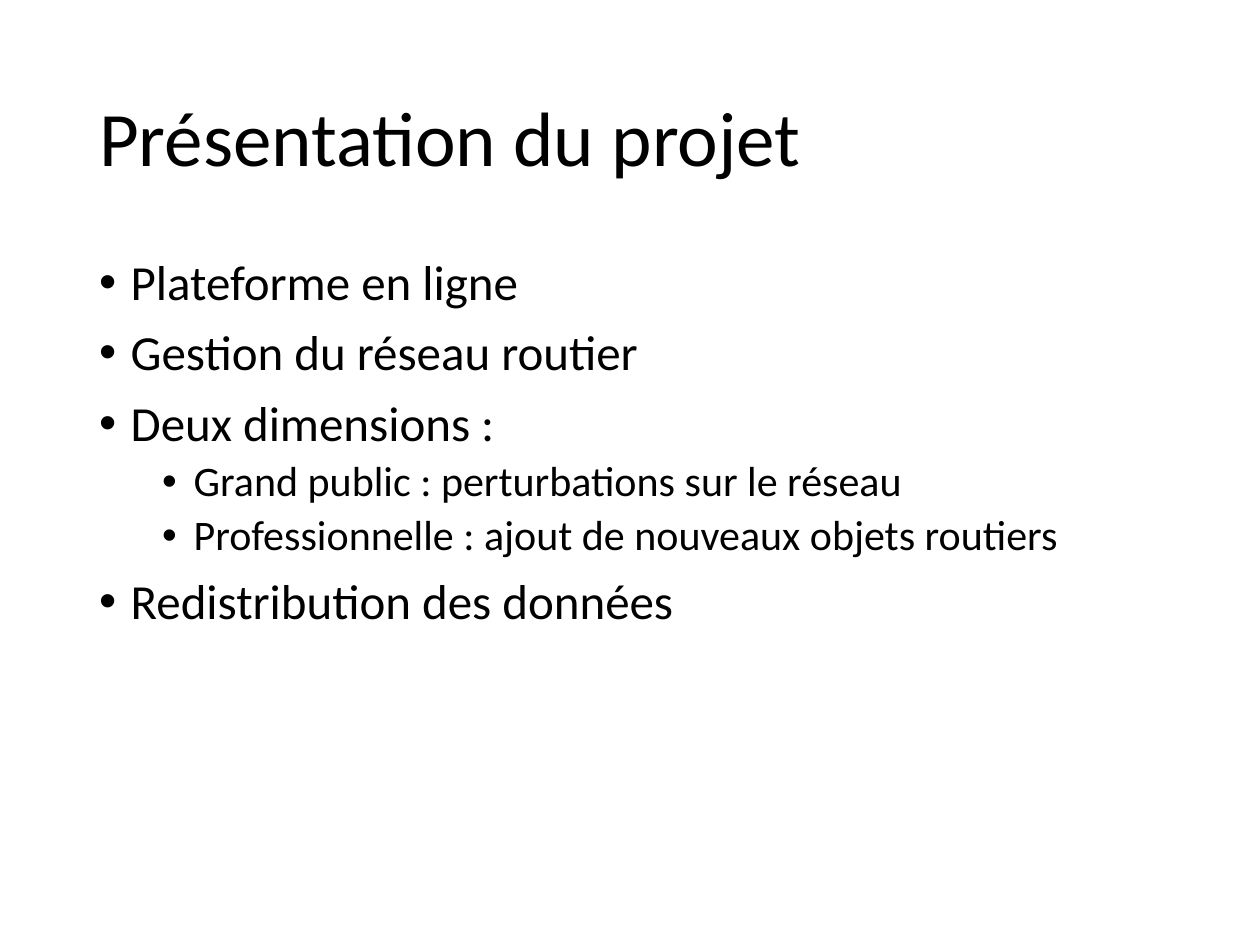
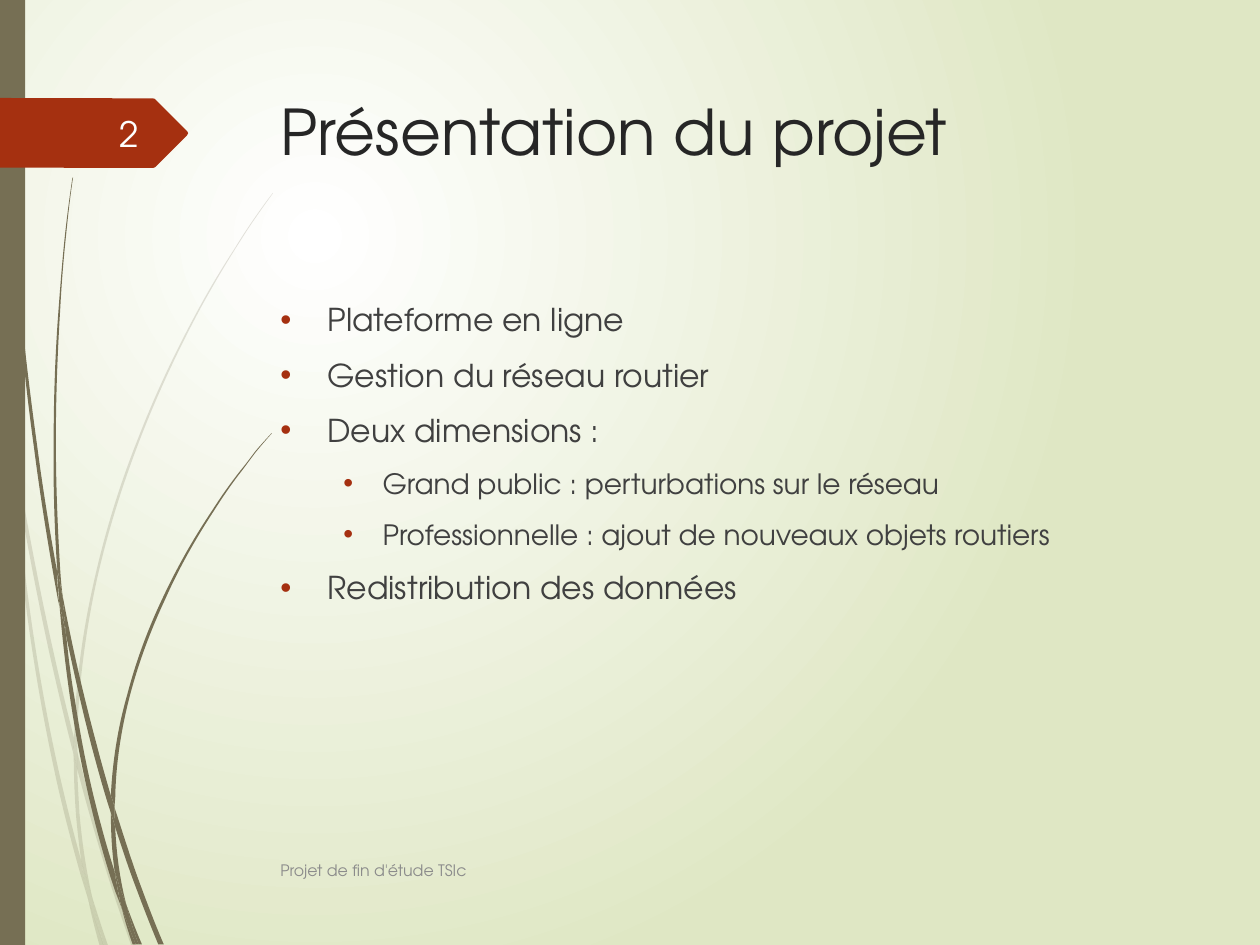
Before and after one commit to VSasyan/TSIc, a slide deck: slide 2 of soutenance/presentation.pptx. Drawn at 1260x945 pixels with LibreOffice and Linux fonts; fonts in the diff are those of the drawing. Boxes give left, top, right and bottom in pixels: in the first picture for what was removed or moved away, otherwise in the second. Text is boxed around its words. In the diff, an @@ line names an element or a change of style, - is before the commit and + after.

Commit message:
presentation

```diff
--- a/soutenance/presentation.pptx
+++ b/soutenance/presentation.pptx
@@ background #FFFFFF to gradient #FFFFFF to #DFE8C4 @@
@@ rectangle added at [0,0,25,945], fill #766F54 @@
@@ title "Présentation du projet": place and size @@
-title "Présentation du projet" at [99,112,801,180]
+title "Présentation du projet" at [281,107,948,167]
@@ title "Présentation du projet" at [281,107,948,167]: size 44 to 36 pt, font Calibri to TeX Gyre Adventor, text colour #000000 to #262626; line spacing 0.9 to 1; vertical alignment middle to top @@
@@ freeform shape added at [0,98,188,169], fill #A53010 @@
@@ page number added at [119,120,138,147], 20 pt, text #FEFFFF @@
+2
@@ text "Plateforme en ligne": place and size @@
-text "Plateforme en ligne" at [131,266,1058,620]
+text "Plateforme en ligne" at [328,307,1049,600]
@@ text "Plateforme en ligne" at [328,307,1049,600]: size 28 to 18 pt in "Plateforme en ligne", "Gestion du réseau routier", "Deux dimensions :", "Redistribution des données"; font Calibri to TeX Gyre Adventor, text colour #000000 to #404040; size 24 to 16 pt in "Grand public : perturbations sur le réseau", "Professionnelle : ajout de nouveaux objets routiers"; indent changed; line spacing 0.9 to 1; more space between paragraphs @@
@@ group added at [0,193,273,945]: 10 freeform shapes @@
@@ text added at [280,864,466,879], 9 pt, text #8C8C8C @@
+Projet de fin d'étude TSIc
@@ group added at [3,0,272,945]: 12 freeform shapes @@
```
Also in this commit, not shown: 2 other slides changed, 22 slides added, 1 slide removed, 1 other file.
